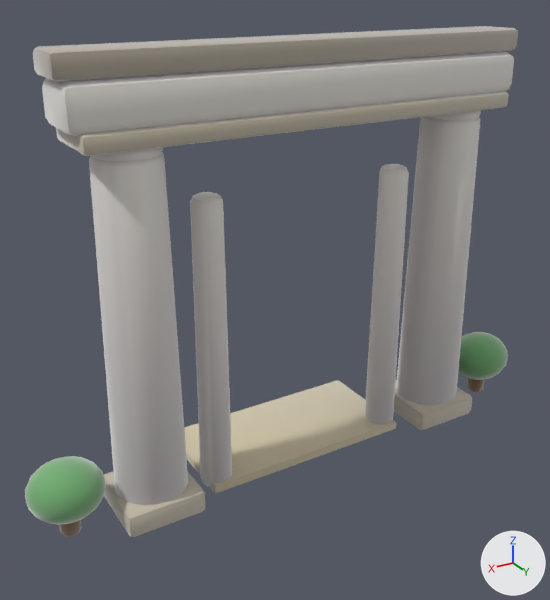
One commit to the glTF model assets/models/gates/ba7d9ff1.glb: the scene before it, then after it.
One viewpoint serves both versions: a 50 mm camera at (4.0, 6.07, 4.97) aimed at (0.17, -0.32, 1.77). Every picture has the same lights, and +X, +Y and +Z are marked at lower right. The first picture is the older version. Vertices at exactly the same position are counted once.

Names of what the first picture shows: 'gate_ba7d9ff1'.
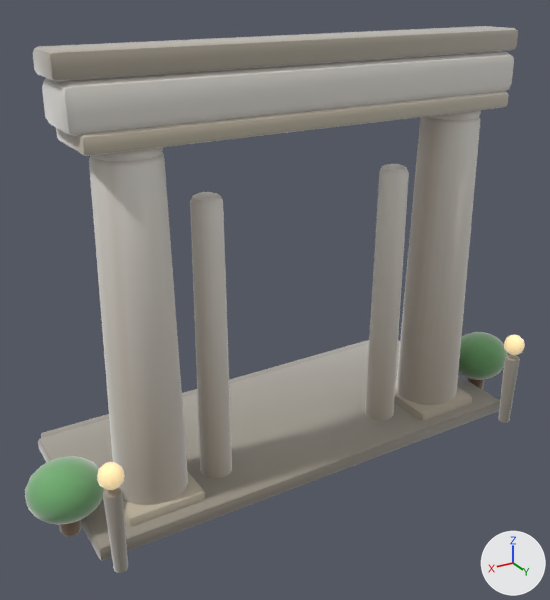
The change, as a diff of the scene's bpy script:
```diff
--- a/assets/models/gates/ba7d9ff1.glb.py
+++ b/assets/models/gates/ba7d9ff1.glb.py
@@ mat_clay__9e978a_0_93 @@
+mat_clay__9e978a_0_93 = bpy.data.materials.new('clay_#9E978A_0.93_-')
+# nodes: BsdfPrincipled, Mix, OutputMaterial, VertexColor
+# colours: grey #9e978a, mixed with the vertex colours
@@ mat_clay__ffe2a8_0_95__ffe2a8 @@
+mat_clay__ffe2a8_0_95__ffe2a8 = bpy.data.materials.new('clay_#FFE2A8_0.95_#FFE2A8')
+# nodes: BsdfPrincipled, Mix, OutputMaterial, VertexColor
+# colours: beige #bca67a, beige #ffe2a8, mixed with the vertex colours
@@ mat_clay__b9b2a2_0_93 @@
+mat_clay__b9b2a2_0_93 = bpy.data.materials.new('clay_#B9B2A2_0.93_-')
+# nodes: BsdfPrincipled, Mix, OutputMaterial, VertexColor
+# colours: grey #b9b2a2, mixed with the vertex colours
@@ me_gate_ba7d9ff1 @@
 # used by ob_gate_ba7d9ff1; location = (0.0, 0.0, 0.0)
-me_gate_ba7d9ff1.from_pydata(...)  # 1884 vertices, 3704 faces; spans x -3.03..3.02, y -1.0..0.42, z 0.0..4.44
+me_gate_ba7d9ff1.from_pydata(...)  # 2384 vertices, 4676 faces; spans x -3.03..3.02, y -1.71..0.84, z -0.01..4.44
+# me_gate_ba7d9ff1 part 1: the loose piece of 56 vertices spanning x -1.2..1.2, y -1.0..0.2, z 0.0..0.1 is copied, and the copy is multiplied about its middle by the matrix ((2.133, -0.009, 0.006), (0.0, 1.746, 0.005), (0.0, -0.008, 1.607)), then moved by (0.0, -0.1, 0.03), in mat_clay__9e978a_0_93; it spans x -2.56..2.55, y -1.55..0.55, z 0.0..0.16
+# me_gate_ba7d9ff1 part 2: the loose piece of 56 vertices spanning x -2.28..2.28, y -0.35..0.35, z 3.67..3.84 is copied, and the copy is multiplied about its middle by the matrix ((1.091, 0.019, 0.004), (0.0, 0.478, 0.005), (0.0, 0.015, 0.755)), then moved by (0.0, -1.54, -3.7), in mat_clay__9e978a_0_93; it spans x -2.48..2.48, y -1.71..-1.37, z 0.0..0.12
+# me_gate_ba7d9ff1 part 3: a new loose piece, a UV sphere (10 segments, 6 rings, poles along z) spanning x -2.54..-2.3, y 0.61..0.84, z 0.9..1.14, in mat_clay__ffe2a8_0_95__ffe2a8
+# me_gate_ba7d9ff1 part 4: a new loose piece, a UV sphere (10 segments, 6 rings, poles along z) spanning x 2.31..2.54, y 0.61..0.84, z 0.9..1.14, in mat_clay__ffe2a8_0_95__ffe2a8
+# me_gate_ba7d9ff1 part 5: a new loose piece of 114 vertices spanning x -2.5..-2.33, y 0.64..0.81, z -0.01..0.87, in mat_clay__9e978a_0_93
+# me_gate_ba7d9ff1 part 6: a new loose piece of 114 vertices spanning x 2.35..2.51, y 0.64..0.81, z -0.01..0.87, in mat_clay__9e978a_0_93
+# me_gate_ba7d9ff1 part 7: 3579 kept faces spanning x -3.03..3.02, y -1.0..0.42, z 0.0..4.43 get new vertex colours
+# other edits to the shape of me_gate_ba7d9ff1 do not show in these pictures
 me_gate_ba7d9ff1.materials.append(mat_clay__f3efe7_0_93)
@@ me_gate_ba7d9ff1 @@
 me_gate_ba7d9ff1.materials.append(mat_clay__d8cca8_0_93)
+me_gate_ba7d9ff1.materials.append(mat_clay__9e978a_0_93)
+me_gate_ba7d9ff1.materials.append(mat_clay__b9b2a2_0_93)
+me_gate_ba7d9ff1.materials.append(mat_clay__ffe2a8_0_95__ffe2a8)
```

Where the change shows, as pixel boxes (x1, y1, x2, y2) in the pictures (550 x 600 px):
'gate_ba7d9ff1', reshaped (7% taller)
    before: (25, 26, 518, 537)
    after: (25, 26, 525, 573)
part 1 of me_gate_ba7d9ff1, added
    after: (38, 340, 500, 560)
part 2 of me_gate_ba7d9ff1, added (mostly hidden)
    after: (41, 340, 369, 438)
part 3 of me_gate_ba7d9ff1, added
    after: (504, 335, 525, 355)
part 4 of me_gate_ba7d9ff1, added (beige)
    after: (97, 462, 125, 490)
part 5 of me_gate_ba7d9ff1, added
    after: (498, 355, 520, 423)
part 6 of me_gate_ba7d9ff1, added
    after: (103, 488, 128, 573)
part 7 of me_gate_ba7d9ff1, edited (looks the same)
    both: (25, 30, 518, 537)
